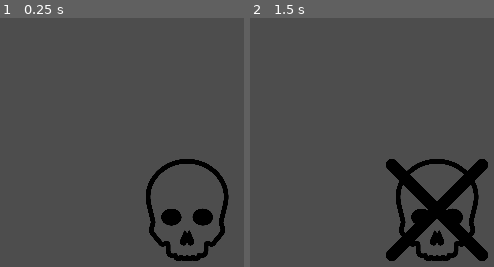
Above: before the commit, frames 1-2 (left to right).
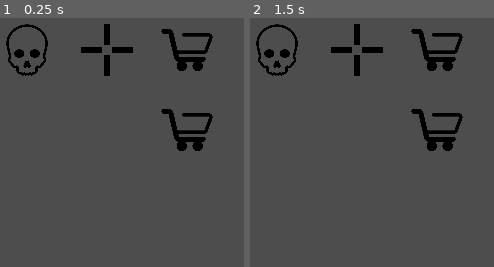
Above: after the commit, the same moments.

Repository: JosieBarber/roguelike
Game: Godot game, scene res://scenes/Main.tscn
The game is run twice, just before and just after one commit, with the same random seed, the same clock (stepped at 60 frames per second) and the same inputs.
Inputs (mouse positions are in pixels of both pictures, inside the frame that each line leads up to):
- Up to frame 1 (0.25 s): no input
- Up to frame 2 (1.5 s): tap Enter at 0.5 s; move the mouse to (437, 209) at 0.52 s; click (437, 209) at 0.67 s; tap Space at 1.25 s; click (437, 209) at 1.42 s

The runs differ from the first frame. In frame 1, 7.8% of the frame differs, in the area x 2-94%, y 2-98%; in frame 2, 12%, in the area x 2-98%, y 2-98%.
Error before the commit: Attempt to call function 'instantiate' in base 'null instance' on a null instance. (res://scripts/NavigationScripts/navigation.gd:95)

Commit message:
Update old testUI to fit new resolution

Diff:
--- a/scripts/NavigationScripts/navigation.gd
+++ b/scripts/NavigationScripts/navigation.gd
@@ -30,10 +30,10 @@
 
 func _initialize_map():
 	# Create nodes and paths for navigation
-	var node1 = _create_navigation_node(Vector2(100, 100), NodeType.COMBAT)
-	var node2 = _create_navigation_node(Vector2(300, 100), NodeType.CLINIC)
-	var node3 = _create_navigation_node(Vector2(500, 100), NodeType.SHOP)
-	var node4 = _create_navigation_node(Vector2(500, 300), NodeType.SHOP)
+	var node1 = _create_navigation_node(Vector2(20, 20), NodeType.COMBAT)
+	var node2 = _create_navigation_node(Vector2(60, 20), NodeType.CLINIC)
+	var node3 = _create_navigation_node(Vector2(100, 20), NodeType.SHOP)
+	var node4 = _create_navigation_node(Vector2(100, 60), NodeType.SHOP)
 
 	current_node = node1
 	$PlayerIcon.position = current_node.position
@@ -62,12 +62,12 @@
 			NodeType.SHOP:
 				sprite.texture = shop_icon
 	sprite.position = Vector2.ZERO
-	sprite.scale = Vector2(0.1, 0.1)  # Scale down the sprite
+	sprite.scale = Vector2(0.05, 0.05)  # Scale down the sprite
 	area.add_child(sprite)
 
 	var collision_shape = CollisionShape2D.new()
 	collision_shape.shape = CircleShape2D.new()
-	collision_shape.shape.radius = 20  # Adjust to match the scaled sprite size
+	collision_shape.shape.radius = 10
 	area.add_child(collision_shape)
 
 	area.position = Vector2.ZERO
@@ -92,18 +92,18 @@
 	match node_type:
 		NodeType.COMBAT:
 			print("Transitioning to combat")
-			var combat_scene = load("res://scenes/Combat.tscn").instantiate()
+			var combat_scene = load("res://scenes/Screens/Combat/Combat.tscn").instantiate()
 			get_parent().add_child(combat_scene)
 			player.copy_deck()
 			combat_scene._on_start_combat_pressed()
 		NodeType.CLINIC:
 			print("Transitioning to clinic")
-			var clinic_scene = load("res://scenes/Clinic.tscn").instantiate()
+			var clinic_scene = load("res://scenes/Screens/Clinic.tscn").instantiate()
 			get_parent().add_child(clinic_scene)
 			clinic_scene.transition_to_clinic()
 		NodeType.SHOP:
 			print("Transitioning to shop")
-			var shop_scene = load("res://scenes/Shop.tscn").instantiate()
+			var shop_scene = load("res://scenes/Screens/Shop.tscn").instantiate()
 			get_parent().add_child(shop_scene)
 			shop_scene.transition_to_shop()
 	self.visible = false
